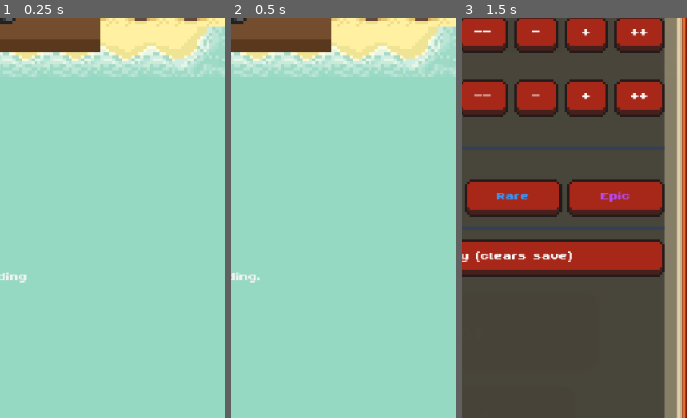
Above: before the commit, frames 1-3 (left to right).
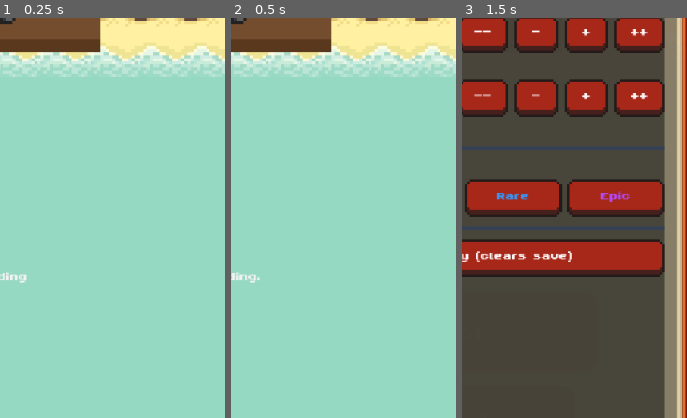
Above: after the commit, the same moments.

Repository: PhilipRoigard/fishing
Game: Godot game, scene res://scenes/main.tscn
The game is run twice, just before and just after one commit, with the same random seed, the same clock (stepped at 60 frames per second) and the same inputs.
Inputs (mouse positions are % of the whole screen's width and height, from its top left):
- Up to frame 1 (0.25 s): no input
- Up to frame 2 (0.5 s): no input
- Up to frame 3 (1.5 s): tap Enter at 0.5 s; move the mouse to (72, 45) at 0.52 s; tap Tab at 0.6 s; click (72, 45) at 0.67 s; click "--" at 1.25 s
The pictures show only the part of the screen within x 50-100%, y 18-68%; the shares and areas given below are measured in that part.

The runs differ from the first frame. In frame 1, 1.2% of the frame differs, in the area x 77-100%, y 2-15%; in frame 2, 1.2%; in frame 3, less than 0.1%.

Commit message:
chore: fishing stuff

Diff:
--- a/scenes/fishing/fishing_level.tscn
+++ b/scenes/fishing/fishing_level.tscn
@@ -57,7 +57,7 @@
 tile_set = ExtResource("17_tilesrc")
 
 [node name="water" type="TileMapLayer" parent="WharfTilemapBg" unique_id=967598398]
-tile_map_data = PackedByteArray("AAAIAAUAAQAIAAIAAAAAAAMAAwA …(344 unchanged characters)… HAAQAAQAIAAIAAAAHAAUAAQAIAAIAAAAIAAMAAwAAAAEAAAAIAAQAAQAIAAIAAAA=")
+tile_map_data = PackedByteArray("AAAIAAUAAQAIAAIAAAAAAAMAAwA …(344 unchanged characters)… HAAQAAQAIAAIAAAAHAAUAAQAIAAIAAAAIAAMAAwAHAAAAAAAIAAQAAQAIAAIAAAA=")
 tile_set = ExtResource("17_tilesrc")
 
 [node name="FishLayer" type="Node2D" parent="." unique_id=624079543]
@@ -91,7 +91,6 @@
 
 [node name="Bobber" type="Node2D" parent="HookLayer/Hook" unique_id=1119832386]
 script = ExtResource("14_bobber")
-
 
 [node name="WharfBackground" type="ColorRect" parent="." unique_id=1688466244]
 z_index = 2
--- a/scripts/environment/fishing_level_controller.gd
+++ b/scripts/environment/fishing_level_controller.gd
@@ -22,6 +22,7 @@
 	SignalBus.bite_occurred.connect(_on_bite_occurred)
 	SignalBus.hook_position_changed.connect(_on_hook_position_changed)
 	SignalBus.fishing_state_changed.connect(_on_fishing_state_changed)
+	SignalBus.fishing_session_ended.connect(reset_camera)
 
 
 func shake(intensity: float, duration: float) -> void:
--- a/scripts/systems/fish_spawner_system.gd
+++ b/scripts/systems/fish_spawner_system.gd
@@ -6,7 +6,7 @@
 var spawn_config: SpawnConfig
 var school_config: SchoolConfig
 var fish_pool_selector: FishPoolSelector
-
+var _spawning_active: bool = false
 
 
 func _ready() -> void:
@@ -15,10 +15,29 @@
 		school_config = GameResources.config.school_config
 		if GameResources.config.fish_database:
 			fish_pool_selector = FishPoolSelector.new(GameResources.config.fish_database)
+	SignalBus.cast_landed.connect(_on_cast_landed)
+	SignalBus.fishing_session_ended.connect(_on_fishing_session_ended)
+
+
+func _on_cast_landed(_depth: float) -> void:
+	_spawning_active = true
+
+
+func _on_fishing_session_ended() -> void:
+	_spawning_active = false
+	spawn_timer = 0.0
+	_clear_all_fish()
+
+
+func _clear_all_fish() -> void:
+	for school: FishSchool in active_schools:
+		if is_instance_valid(school):
+			school.cleanup()
+	active_schools.clear()
 
 
 func _process(delta: float) -> void:
-	if not spawn_config or not fish_pool_selector:
+	if not spawn_config or not fish_pool_selector or not _spawning_active:
 		return
 
 	spawn_timer += delta
